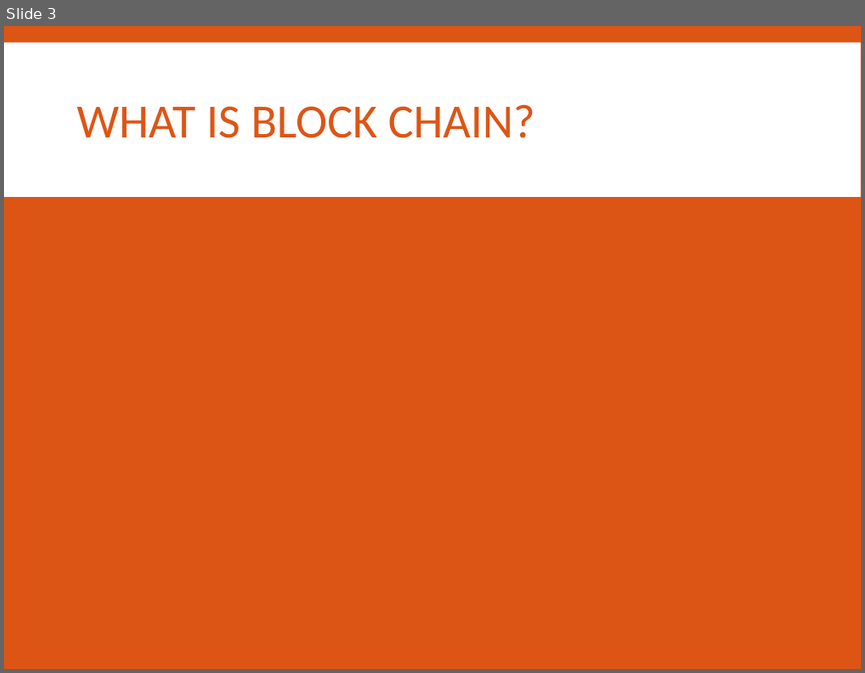
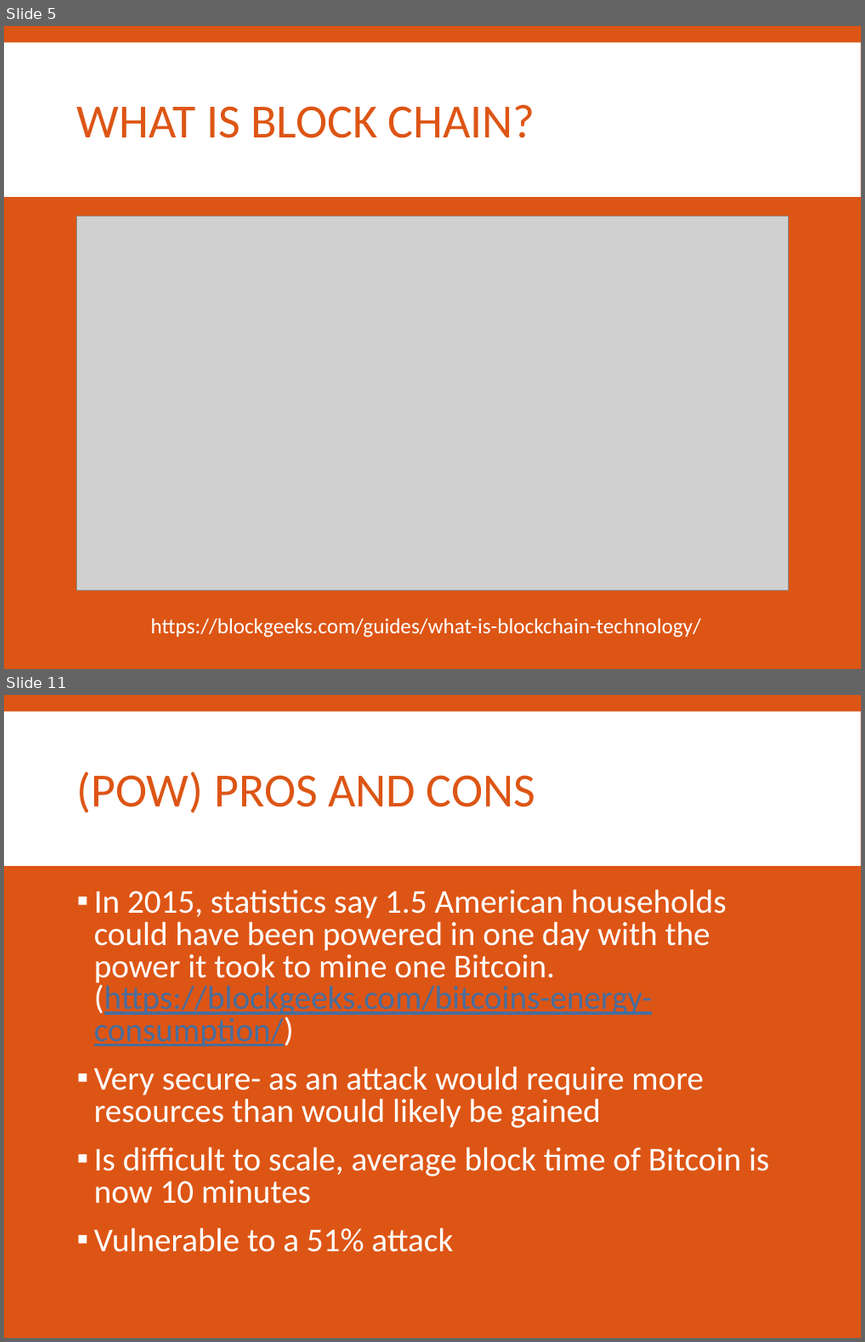
Before and after one commit to SPARC-Auburn/Documents, a slide deck: Presentations and Meeting Notes/2017-2018/Forum Topics/Block-Chain.pptx. Shown one above the other, each under a label of ours: slide 3 before the commit, slides 5 and 11 after it; the slides between them are not shown. The pictures are 865x673 and 865x1342 pixels, drawn with LibreOffice and Linux fonts; fonts in the diff are those of the drawing; grey boxes stand for pictures. Boxes give left, top, right and bottom in pixels: in the first picture for what was removed or moved away, otherwise in the second. Text is boxed around its words. In the diff, an @@ line names an element or a change of style, - is before the commit and + after.

```diff
--- a/Presentations and Meeting Notes/2017-2018/Forum Topics/Block-Chain.pptx
+++ b/Presentations and Meeting Notes/2017-2018/Forum Topics/Block-Chain.pptx
@@ slide 11 added at <box>4,695,861,1338</box>, background #DD5515; not listed: 1 template element that a slide beside it also shows @@
@@ title added at <box>77,771,535,813</box>, 40 pt, text #DD5515 @@
+(POW) PROS AND CONS
@@ text added at <box>94,889,769,1252</box>, 28 pt, text #FFFFFF @@
+▪ In 2015, statistics say 1.5 American households could have been powered in one day with the power it took to mine one Bitcoin. (https://blockgeeks.com/bitcoins-energy-consumption/)
+▪ Very secure- as an attack would require more resources than would likely be gained
+▪ Is difficult to scale, average block time of Bitcoin is now 10 minutes
+▪ Vulnerable to a 51% attack
@@ what was slide 3 is now slide 5 @@
@@ slide 5 changed as well @@
@@ picture added at <box>76,216,788,590</box> @@
@@ text added at <box>151,618,701,637</box>, 18 pt, text #FFFFFF @@
+https://blockgeeks.com/guides/what-is-blockchain-technology/
```
Also in this commit, not shown: 1 other slide changed, 16 other slides added, 6 other files.
